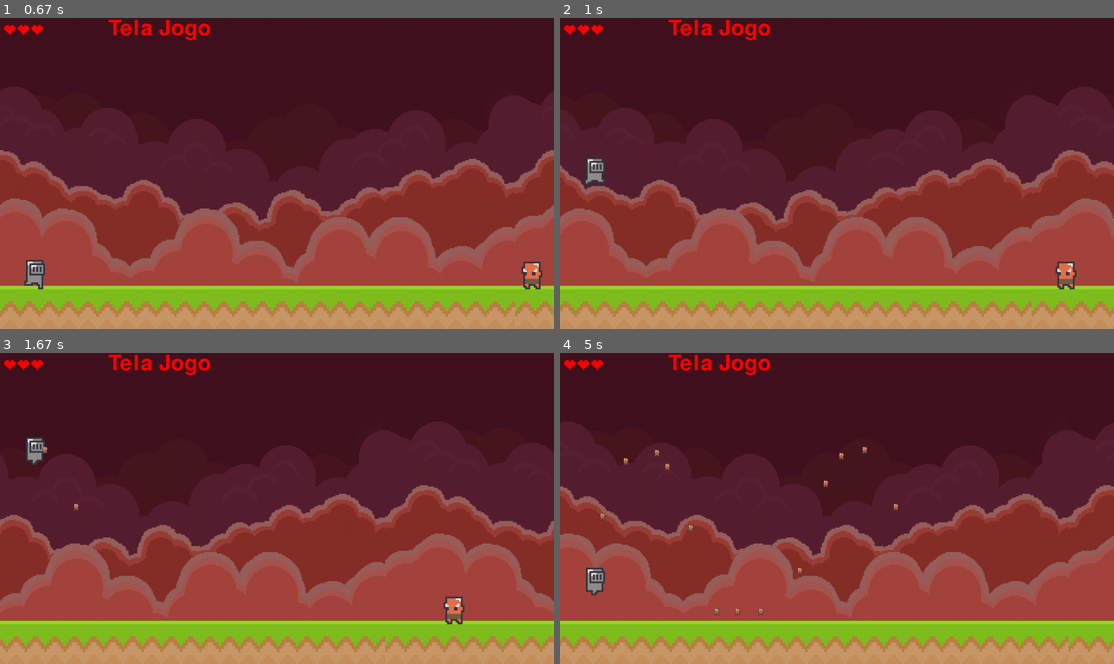
Above: before the commit, frames 1-4 (two rows, left to right).
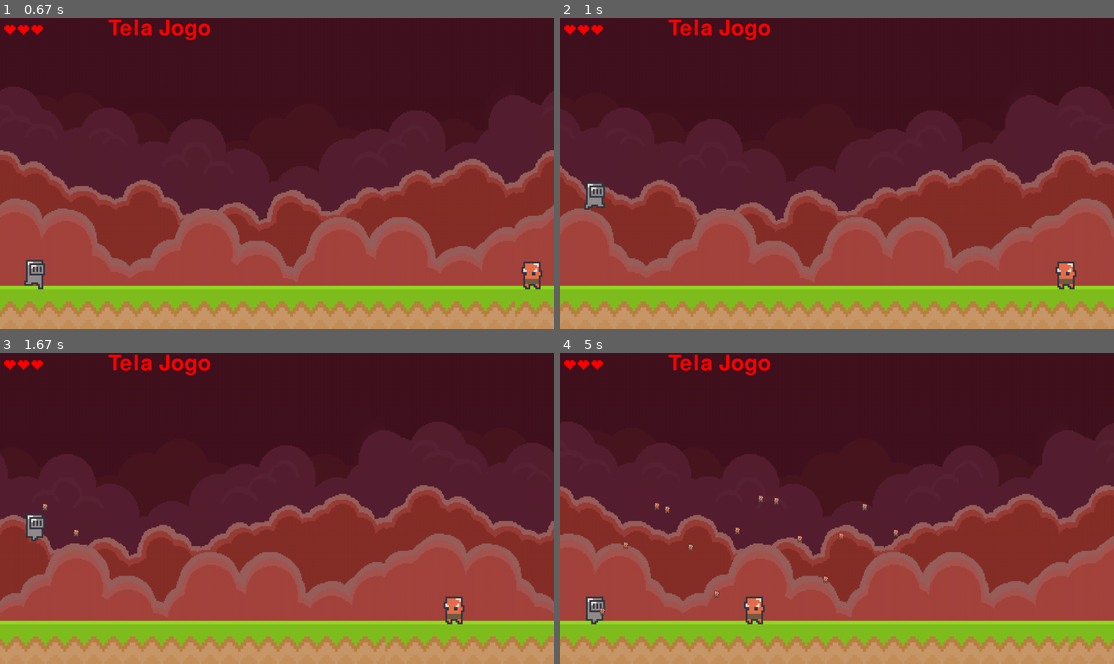
Above: after the commit, the same moments.

Repository: insper-classroom/devlife-23-1-projeto-pygame-henrique-e-guilherme
Game: pygame game, started from jogo/funcoes/jogo.py
The game is run twice, just before and just after one commit, with the same random seed, the same clock (stepped at 60 frames per second) and the same inputs.
Inputs:
- Up to frame 1 (0.67 s): tap Space at 0.33 s
- Up to frame 2 (1 s): tap Space at 0.67 s
- Up to frame 3 (1.67 s): tap W at 1, 1.4 s
- Up to frame 4 (5 s): tap W at 1.7, 1.9, 2.23, 2.53, 2.73, 3.03, 3.3, 3.63, 3.93, 4.07, 4.47, 4.77 s; tap Space at 1.98, 3.38, 4.55 s

Frame 1 is identical in both runs. In frame 2, 0.5% of the frame differs, in the area x 4-9%, y 44-62%; in frame 3, 0.6%; in frame 4, 1.3%, in the area x 4-62%, y 30-88%.

Commit message:
Melhora gravidade

Diff:
--- a/jogo/funcoes/classes.py
+++ b/jogo/funcoes/classes.py
@@ -252,7 +252,7 @@
             if event.key == pygame.K_SPACE:
                 #Faz o jogador pular
                 if self.rect.bottom >= 600:
-                    self.gravidade = -15
+                    self.gravidade = -12
 
 class Inimigo (pygame.sprite.Sprite):
     def __init__(self, em_cima):
